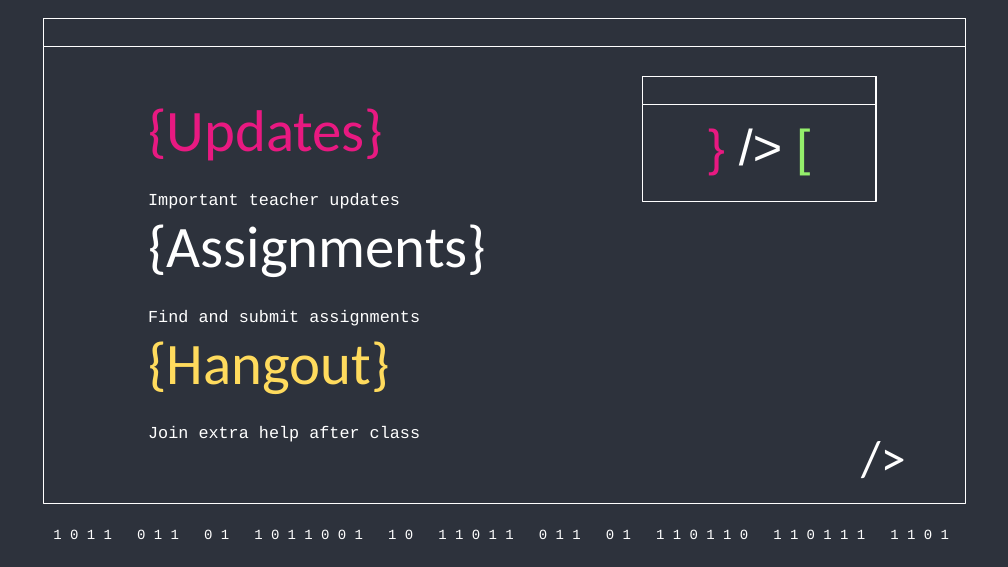
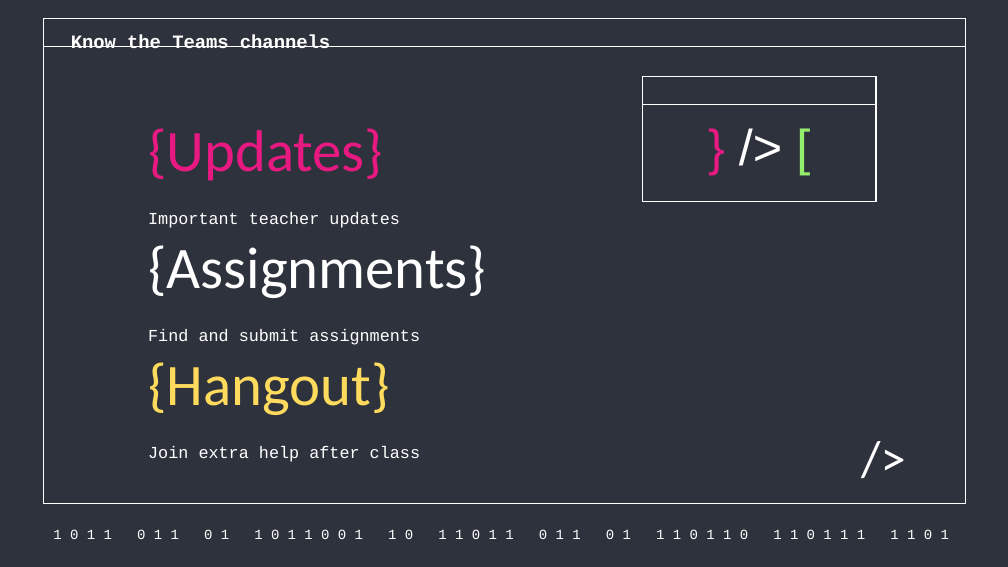
Before and after one commit to aghimir3/KidsComputerScience, a slide deck: slide 11 of 2026-07-11_Intro_to_Computer_Science_Programming/2026-07-11_Intro_to_Computer_Science_Programming.pptx. Drawn at 1008x567 pixels with LibreOffice and Linux fonts; fonts in the diff are those of the drawing. Boxes give left, top, right and bottom in pixels: in the first picture for what was removed or moved away, otherwise in the second. Text is boxed around its words. In the diff, an @@ line names an element or a change of style, - is before the commit and + after.

```diff
--- a/2026-07-11_Intro_to_Computer_Science_Programming/2026-07-11_Intro_to_Computer_Science_Programming.pptx
+++ b/2026-07-11_Intro_to_Computer_Science_Programming/2026-07-11_Intro_to_Computer_Science_Programming.pptx
@@ text added at box(71, 34, 330, 48), 13.5 pt, text #FFFFFF, bold @@
+Know the Teams channels
@@ title "{Updates}": place and size @@
-title "{Updates}" at box(148, 108, 383, 161)
+title "{Updates}" at box(148, 128, 383, 181)
@@ title "{Assignments}": place and size @@
-title "{Assignments}" at box(148, 224, 486, 277)
+title "{Assignments}" at box(148, 245, 486, 298)
@@ title "{Hangout}": place and size @@
-title "{Hangout}" at box(148, 341, 389, 394)
+title "{Hangout}" at box(148, 362, 389, 415)
@@ 3 subtitles: place and size @@
-3 subtitles at box(148, 193, 420, 442)
+3 subtitles at box(148, 212, 420, 462)
```
Also in this commit, not shown: 15 other slides changed, 1 other file.
